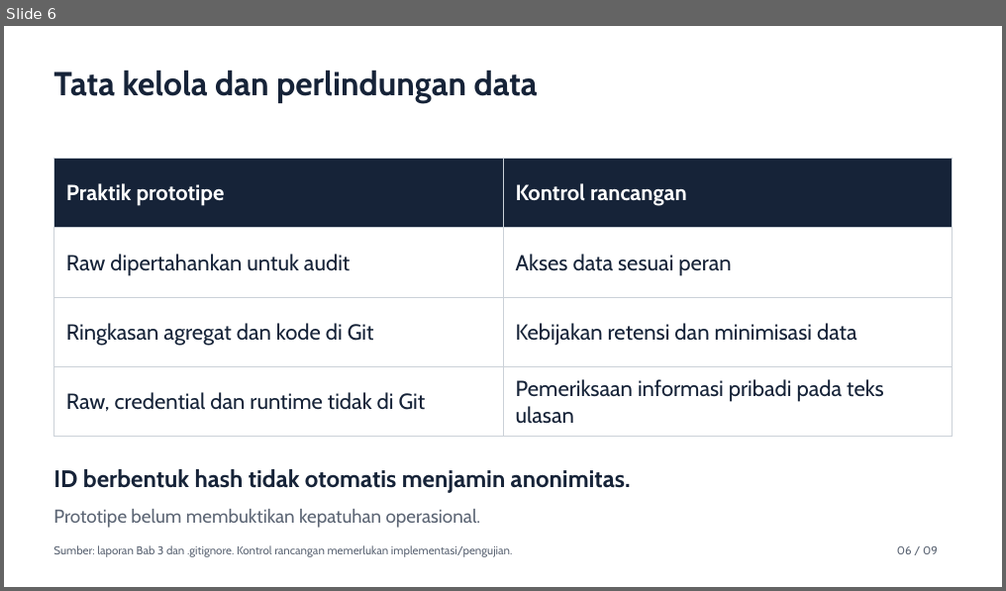
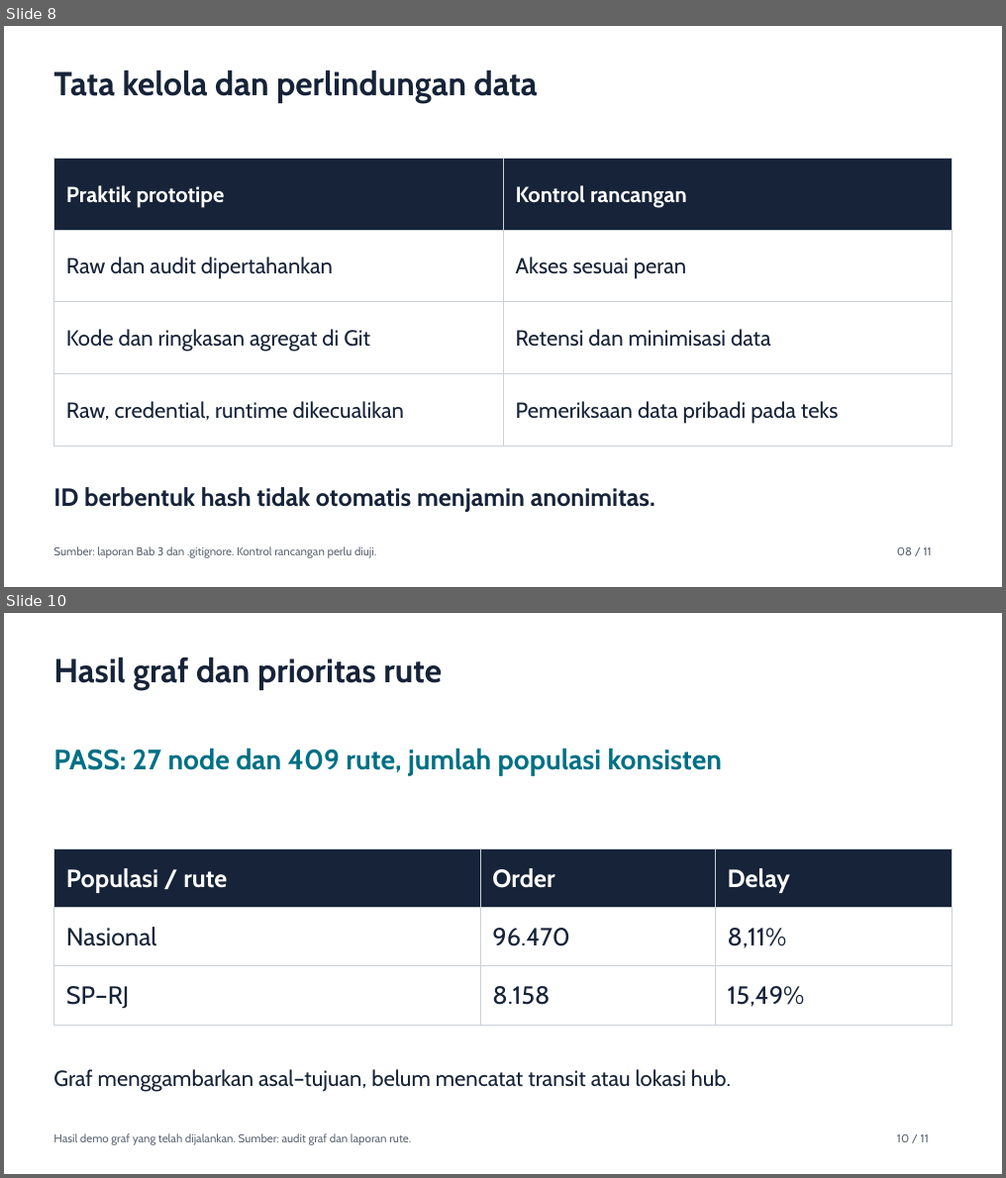
Before and after one commit to yanlis-lase-SSG7/2611-bigDataAnalitycs-assignment1, a slide deck: presentations/Assignment_I_Olist_2702751284.pptx. Shown one above the other, each under a label of ours: slide 6 before the commit, slides 8 and 10 after it; the slides between them are not shown. The pictures are 1006x591 and 1006x1178 pixels, drawn with LibreOffice and Linux fonts; fonts in the diff are those of the drawing. Boxes give left, top, right and bottom in pixels: in the first picture for what was removed or moved away, otherwise in the second. Text is boxed around its words. In the diff, an @@ line names an element or a change of style, - is before the commit and + after.

```diff
--- a/presentations/Assignment_I_Olist_2702751284.pptx
+++ b/presentations/Assignment_I_Olist_2702751284.pptx
@@ slide 10 added at (4,613,1002,1174), background #FFFFFF @@
@@ text added at (54,657,442,690), 32 pt, text #162338, bold @@
+Hasil graf dan prioritas rute
@@ text added at (54,748,723,775), 27 pt, text #007084, bold @@
+PASS: 27 node dan 409 rute, jumlah populasi konsisten
@@ table added at (54,849,952,1025), 3 rows, 3 columns @@
+Populasi / rute | Order | Delay
+Nasional | 96.470 | 8,11%
+SP–RJ | 8.158 | 15,49%
@@ text added at (54,1069,731,1092), 21 pt, text #162338 @@
+Graf menggambarkan asal–tujuan, belum mencatat transit atau lokasi hub.
@@ text added at (54,1134,411,1146), 11 pt, text #5D6675 @@
+Hasil demo graf yang telah dijalankan. Sumber: audit graf dan laporan rute.
@@ text added at (897,1135,929,1143), 11 pt, text #5D6675 @@
+10 / 11
@@ what was slide 6 is now slide 8 @@
@@ slide 8 changed as well @@
@@ table at (54,158,952,446) @@
-row 2, column 1: Raw dipertahankan untuk audit
+row 2, column 1: Raw dan audit dipertahankan
-row 2, column 2: Akses data sesuai peran
+row 2, column 2: Akses sesuai peran
-row 3, column 1: Ringkasan agregat dan kode di Git
+row 3, column 1: Kode dan ringkasan agregat di Git
-row 3, column 2: Kebijakan retensi dan minimisasi data
+row 3, column 2: Retensi dan minimisasi data
-row 4, column 1: Raw, credential dan runtime tidak di Git
+row 4, column 1: Raw, credential, runtime dikecualikan
-row 4, column 2: Pemeriksaan informasi pribadi pada teks ulasan
+row 4, column 2: Pemeriksaan data pribadi pada teks
@@ text "ID berbentuk hash tidak otomatis ...": place and size @@
-text "ID berbentuk hash tidak otomatis ..." at (54,470,631,493)
+text "ID berbentuk hash tidak otomatis ..." at (54,487,655,512)
@@ text "ID berbentuk hash tidak otomatis ..." at (54,487,655,512): size 23 to 24 pt @@
@@ text removed at (54,509,481,528) @@
-Prototipe belum membuktikan kepatuhan operasional.
@@ text at (54,547,376,559): text changed @@
-Sumber: laporan Bab 3 dan .gitignore. Kontrol rancangan memerlukan implementasi/pengujian.
+Sumber: laporan Bab 3 dan .gitignore. Kontrol rancangan perlu diuji.
@@ text at (897,548,932,556): text changed @@
-06 / 09
+08 / 11
```
Also in this commit, not shown: 4 other slides changed, 5 other slides added, 4 slides removed, 4 other files.
